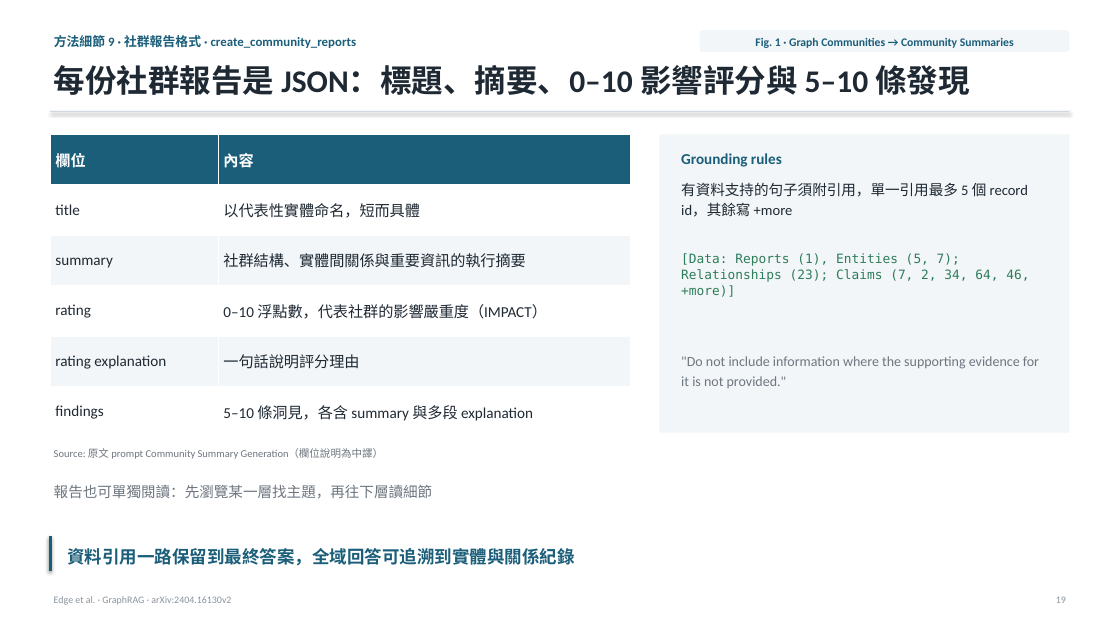
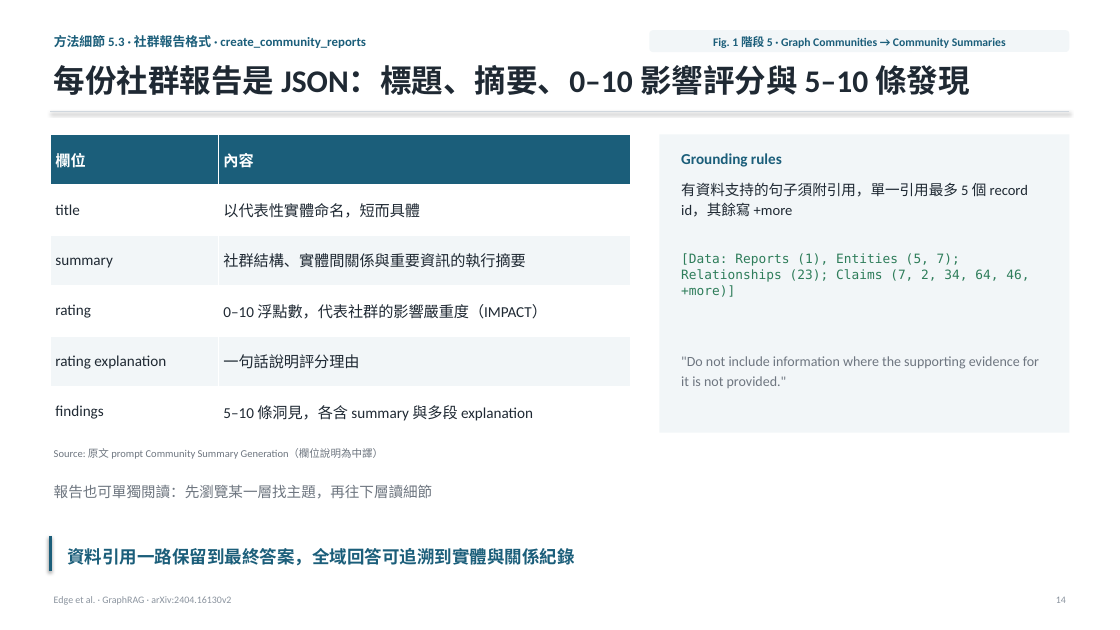
Before and after one commit to Moris-Zhan/CV-RAG-LLM-Papers, a slide deck: slide 14 of RAG/2024_GraphRAG/graph-rag-full-slides_zh-TW.pptx (slide 19 before the commit). Drawn at 1120x630 pixels with LibreOffice and Linux fonts; fonts in the diff are those of the drawing. Boxes give left, top, right and bottom in pixels: in the first picture for what was removed or moved away, otherwise in the second. Text is boxed around its words. In the diff, an @@ line names an element or a change of style, - is before the commit and + after.

```diff
--- a/RAG/2024_GraphRAG/graph-rag-full-slides_zh-TW.pptx
+++ b/RAG/2024_GraphRAG/graph-rag-full-slides_zh-TW.pptx
@@ text at [54,35,366,48]: text changed @@
-方法細節 9 · 社群報告格式 · create_community_reports
+方法細節 5.3 · 社群報告格式 · create_community_reports
@@ rounded rectangle: place and size @@
-rounded rectangle at [700,30,1070,52]
+rounded rectangle at [649,30,1070,52]
@@ text at [713,34,1006,50]: text changed @@
-Fig. 1 · Graph Communities → Community Summaries
+Fig. 1 階段 5 · Graph Communities → Community Summaries
```
Also in this commit, not shown: 32 other slides changed, 6 slides removed, 4 other files.
